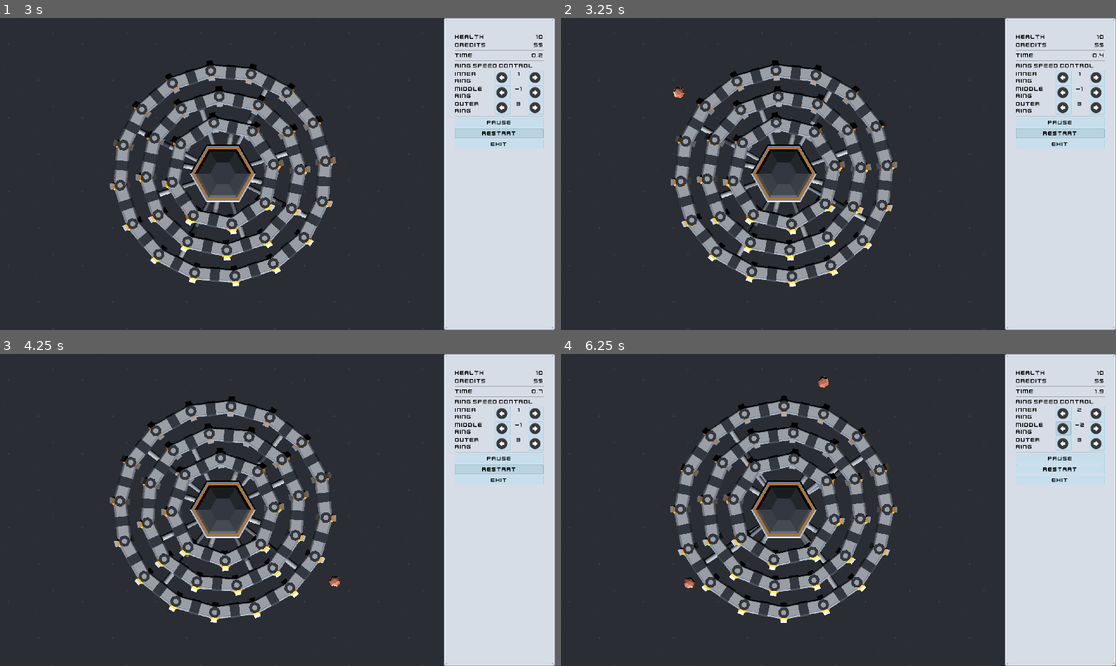
Above: before the commit, frames 1-4 (two rows, left to right).
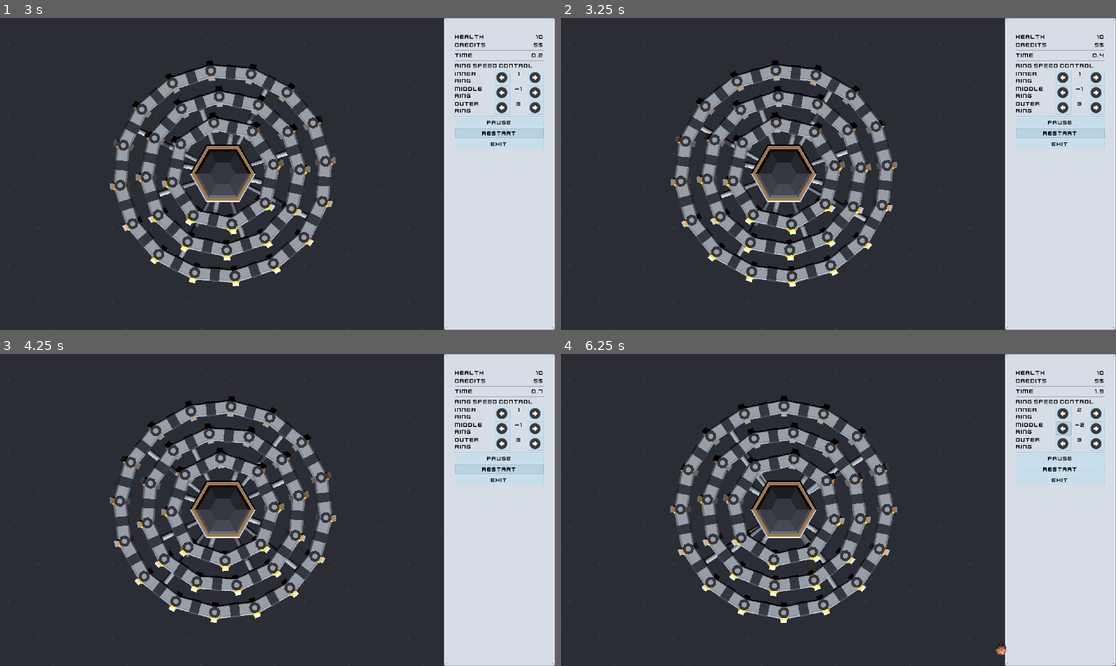
Above: after the commit, the same moments.

Repository: Wrzlprnft/ProtectPortPolyPls
Game: Godot game, scene res://scenes/Main.tscn
Two runs of this game, one before a commit and one after it. Both use one fixed random seed, a clock stepped at 60 frames per second and the inputs below.
Inputs (mouse positions are in pixels of both pictures, inside the frame that each line leads up to):
- Up to frame 1 (3 s): click "Start" at 0.5 s; click "Start" at 1.25 s; click (505, 77) at 2 s; click "Restart" at 2.75 s
- Up to frame 2 (3.25 s): no input
- Up to frame 3 (4.25 s): click "Restart" at 3.5 s
- Up to frame 4 (6.25 s): click "Restart" at 4.25 s; click (1099, 413) at 5 s; click (1066, 428) at 5.75 s

Frame 1 is identical in both runs. In frame 2, less than 0.1% of the frame differs, in the area x 20-23%, y 22-26%; in frame 3, less than 0.1%; in frame 4, 0.2%, in the area x 22-81%, y 7-97%.

Commit message:
added difficulty scaling, fixed laserbeam

Diff:
--- a/scenes/Laserbeam.tscn
+++ b/scenes/Laserbeam.tscn
@@ -7,6 +7,17 @@
 script = ExtResource( 2 )
 
 [node name="Sprite3D" type="Sprite3D" parent="."]
-transform = Transform( 1, 0, 0, 0, 1, 0, 0, 0, 2, 0, 0, -0.5 )
+transform = Transform( 1, 0, 0, 0, 1, 0, 0, 0, 2, -0.325, 0.5, -0.275 )
+centered = false
 axis = 1
 texture = ExtResource( 1 )
+region_enabled = true
+region_rect = Rect2( 0, 4, 9, 49 )
+
+[node name="Sprite3D2" type="Sprite3D" parent="."]
+transform = Transform( 1, 0, 0, 0, 1, 0, 0, 0, 2, 0.325, 0.5, -0.275 )
+centered = false
+axis = 1
+texture = ExtResource( 1 )
+region_enabled = true
+region_rect = Rect2( 0, 4, 9, 49 )
--- a/scenes/Turret.tscn
+++ b/scenes/Turret.tscn
@@ -11,6 +11,7 @@
 script = ExtResource( 2 )
 
 [node name="CollisionShape" type="CollisionShape" parent="."]
+visible = false
 shape = SubResource( 1 )
 
 [node name="MeshInstance" type="MeshInstance" parent="."]
@@ -23,5 +24,8 @@
 material/4 = null
 material/5 = null
 
+[node name="Position3D" type="Position3D" parent="."]
+transform = Transform( 1, 0, 0, 0, 1, 0, 0, 0, 1, -0.325, 0.5, -0.275 )
+
 [connection signal="body_entered" from="." to="." method="_on_Turret_body_entered"]
 [connection signal="body_exited" from="." to="." method="_on_Turret_body_exited"]
--- a/scripts/Laserbeam.gd
+++ b/scripts/Laserbeam.gd
@@ -13,8 +13,10 @@
 	origin = o
 	target = t
 	var s = Vector3(1.0,1.0,to_local(target.to_global(Vector3.ZERO)).length())
-	scale_object_local(s)
-	look_at(target.to_global(Vector3.ZERO),Vector3.UP)
+	$Sprite3D.scale_object_local(s)
+	$Sprite3D2.scale_object_local(s)
+	$Sprite3D.look_at(target.to_global(Vector3.ZERO),Vector3.UP)
+	$Sprite3D2.look_at(target.to_global(Vector3.ZERO),Vector3.UP)
 	if t:
 		t.damage(1)
 	yield(get_tree().create_timer(0.2), "timeout")
--- a/scripts/Main.gd
+++ b/scripts/Main.gd
@@ -4,10 +4,14 @@
 
 var health := 10 setget set_health
 var currency := 5 setget set_currency
+var difficulty := 1
+var difficulty_increase := 6
 
 var time := 0.0
 
-var spawn_cooldown := 0.0
+var cooldown := 0.0
+var start_cooldown := 160
+var spawn_cooldown := 160
 
 var current_mount = null
 var current_ring_id = 0
@@ -79,13 +83,17 @@
 	if running:
 		time += delta
 		Events.emit_signal("update_time",time)
+		if time > difficulty * 10.0:
+			difficulty += 1
+			spawn_cooldown = max(start_cooldown - difficulty * difficulty_increase,10)
+			difficulty_increase += 5
 
 func _physics_process(delta):
-	if spawn_cooldown == 0:
+	if cooldown == 0:
 		spawn_meteor()
-		spawn_cooldown = 1*60
+		cooldown = spawn_cooldown
 	else:
-		spawn_cooldown -=1
+		cooldown -=1
 
 func check_currency() -> void:
 	change_currency(0)
@@ -106,7 +114,7 @@
 	if not running:
 		return
 	var meteor = meteor_scene.instance()
-	var spawnpoint = Vector3(-10,0,0)
+	var spawnpoint = Vector3(-20,0,0)
 	spawnpoint = spawnpoint.rotated(Vector3.UP,rng.randf_range(0.0,2* PI))
 	meteor.translate(spawnpoint)
 	$ViewportContainer/Viewport.add_child(meteor)
@@ -115,6 +123,7 @@
 	set_health(10)
 	set_currency(5)
 	time = 0.0
+	spawn_cooldown = start_cooldown
 	if not running:
 		Events.emit_signal("start_game")
 		yield(Events,"game_started")
--- a/scripts/Turret.gd
+++ b/scripts/Turret.gd
@@ -34,7 +34,9 @@
 	look_at(Vector3(closest.to_global(Vector3.ZERO).x,to_global(Vector3.ZERO).y,closest.to_global(Vector3.ZERO).z),Vector3.UP)
 	if cooldown == 0:
 		var laserbeam = laser_scene.instance()
-		add_child(laserbeam)
+		get_parent().add_child(laserbeam)
+		laserbeam.translate_object_local(translation)
+		laserbeam.rotation = rotation
 		laserbeam.fire(self,closest)
 		cooldown = 1*60
 	else:
